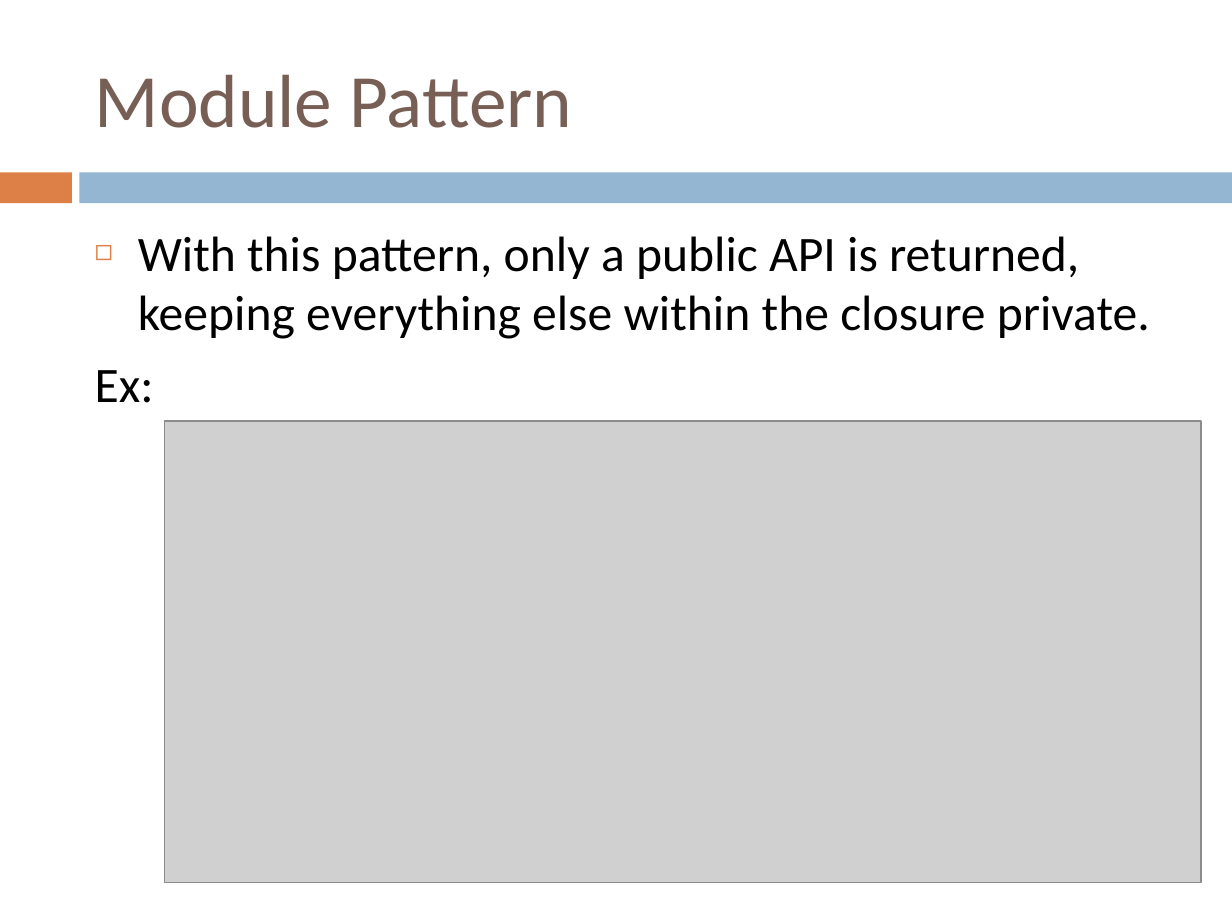
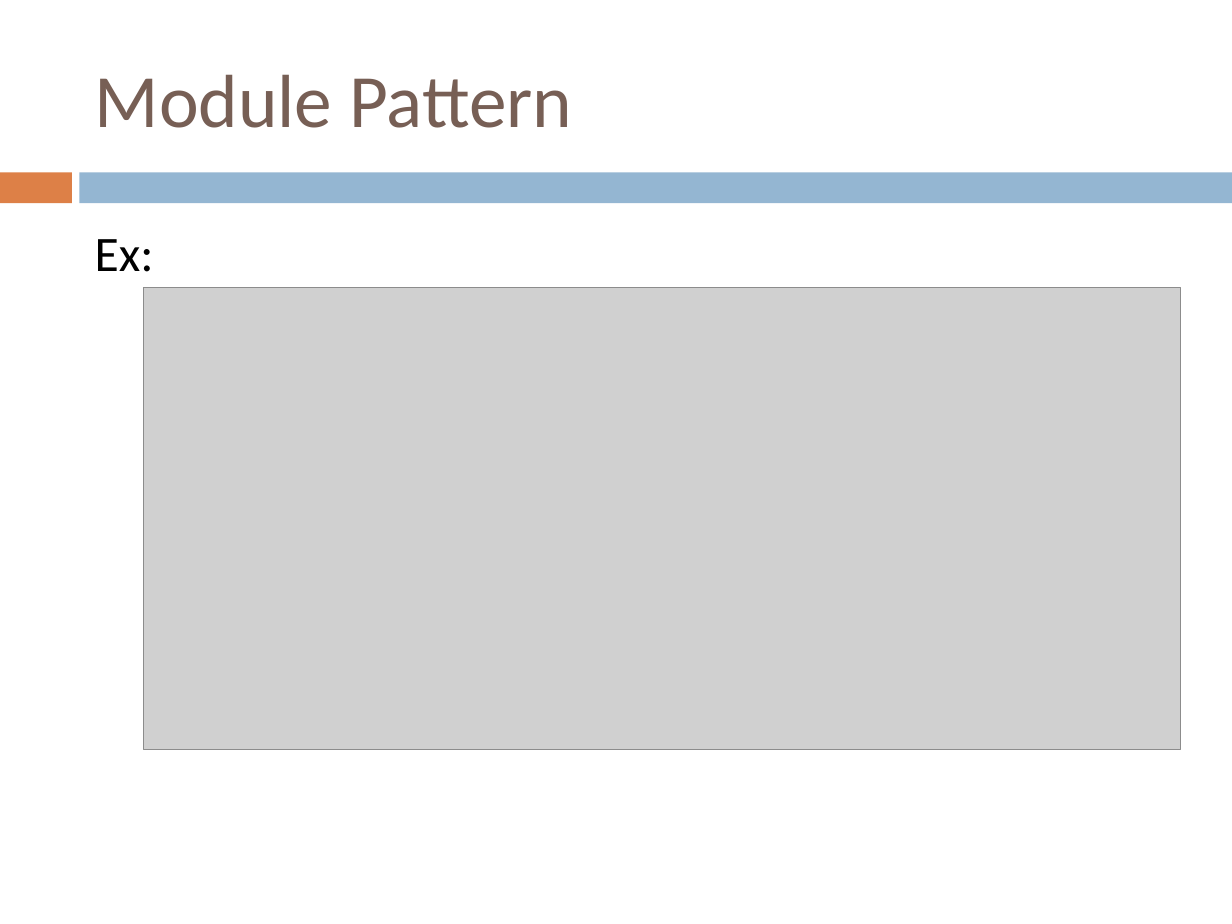
Before and after one commit to yedukondalurd/PPT, a slide deck: slide 32 of Advanced Javascript Day-1.pptx. Drawn at 1232x924 pixels with LibreOffice and Linux fonts; fonts in the diff are those of the drawing; grey boxes stand for pictures. Boxes give left, top, right and bottom in pixels: in the first picture for what was removed or moved away, otherwise in the second. Text is boxed around its words. In the diff, an @@ line names an element or a change of style, - is before the commit and + after.

```diff
--- a/Advanced Javascript Day-1.pptx
+++ b/Advanced Javascript Day-1.pptx
@@ text at (x1=138, y1=236, x2=1150, y2=339): paragraph removed @@
-◻ With this pattern, only a public API is returned, keeping everything else within the closure private.
@@ picture moved from (x1=164, y1=421, x2=1201, y2=883) to (x1=144, y1=287, x2=1181, y2=749) @@
```
Also in this commit, not shown: 5 other slides changed, 9 other files.
